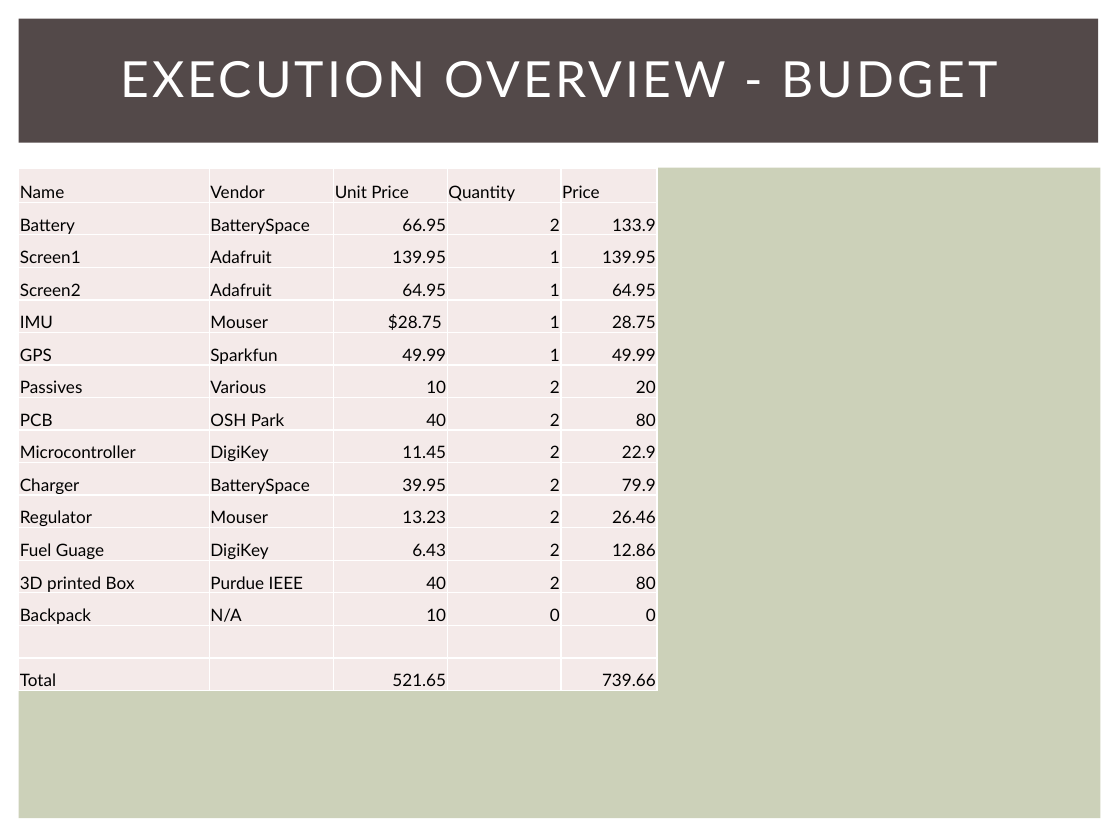
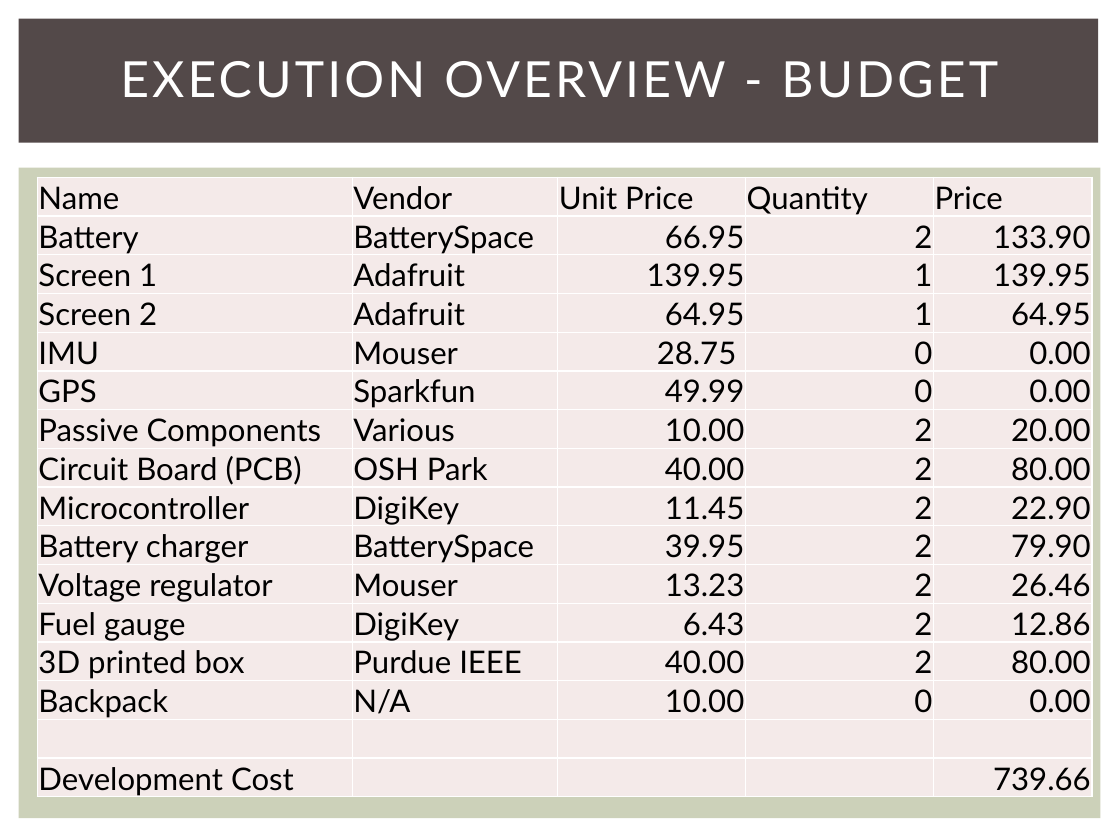
Before and after one commit to snowpuppy/augreality, a slide deck: slide 16 of doc/AugRealityMidReview.pptx. Drawn at 1120x840 pixels with LibreOffice and Linux fonts; fonts in the diff are those of the drawing. Boxes give left, top, right and bottom in pixels: in the first picture for what was removed or moved away, otherwise in the second. Text is boxed around its words. In the diff, an @@ line names an element or a change of style, - is before the commit and + after.

Commit message:
Revise most of GH and Dr. J changes
Need:
 - picture replacements
 - timeline with larger font
 - budget audit

```diff
--- a/doc/AugRealityMidReview.pptx
+++ b/doc/AugRealityMidReview.pptx
@@ table at (37, 177, 1092, 799) @@
-row 2, column 5: 133.9
+row 2, column 5: 133.90
-row 3, column 1: Screen1
+row 3, column 1: Screen 1
-row 4, column 1: Screen2
+row 4, column 1: Screen 2
-row 5: IMU | Mouser | $28.75 | 1 | 28.75
+row 5: IMU | Mouser | 28.75 | 0 | 0.00
-row 6, column 4: 1
+row 6, column 4: 0
-row 6, column 5: 49.99
+row 6, column 5: 0.00
-row 7: Passives | Various | 10 | 2 | 20
+row 7: Passive Components | Various | 10.00 | 2 | 20.00
-row 8: PCB | OSH Park | 40 | 2 | 80
+row 8: Circuit Board (PCB) | OSH Park | 40.00 | 2 | 80.00
-row 9, column 5: 22.9
+row 9, column 5: 22.90
-row 10, column 1: Charger
+row 10, column 1: Battery charger
-row 10, column 5: 79.9
+row 10, column 5: 79.90
-row 11, column 1: Regulator
+row 11, column 1: Voltage regulator
-row 12, column 1: Fuel Guage
+row 12, column 1: Fuel gauge
-row 13: 3D printed Box | Purdue IEEE | 40 | 2 | 80
+row 13: 3D printed box | Purdue IEEE | 40.00 | 2 | 80.00
-row 14, column 3: 10
+row 14, column 3: 10.00
-row 14, column 5: 0
+row 14, column 5: 0.00
-row 16, column 1: Total
+row 16, column 1: Development Cost
-row 16, column 3: 521.65
+row 16, column 3: 
@@ size 11 to 20 pt in "Name", "Vendor", "Unit Price", "Quantity" and 43 more places @@
@@ table: place and size @@
-table at (19, 168, 659, 691)
+table at (37, 177, 1092, 799)
```
Also in this commit, not shown: 10 other slides changed.
